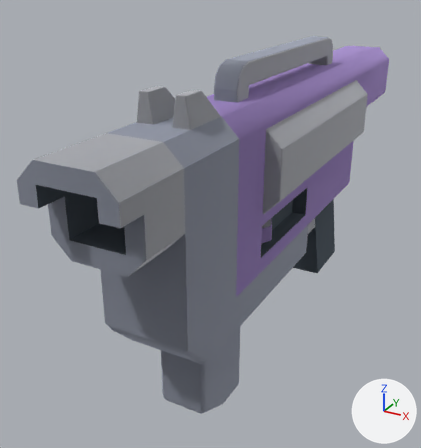
The Blender file SourceAssets/Models/blaster01/blaster01.blend as it was, and as the next commit left it.
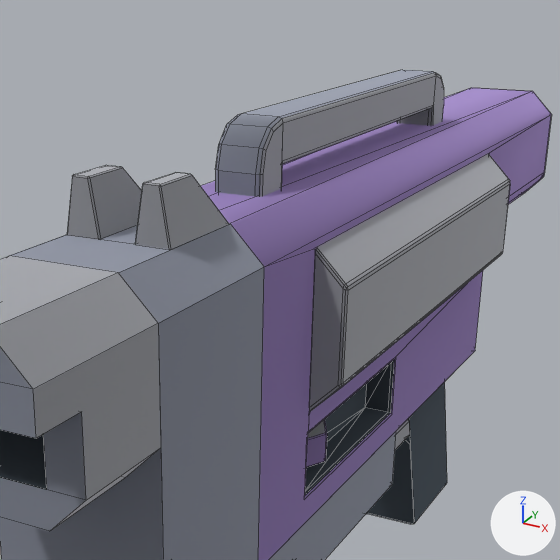
Old and new are each drawn whole from a camera (50 mm lens) standing at (0.295, -0.719, 0.296) and looking at (-0.07, -0.055, -0.036) and again close up on the part from 24% to 94% of the width and 0% to 65% of the height. The axes (+X, +Y, +Z) are drawn at lower right. The lights are the same throughout. The close-ups show mesh edges as thin lines.

Objects in the first close-up: 'BlasterA'.
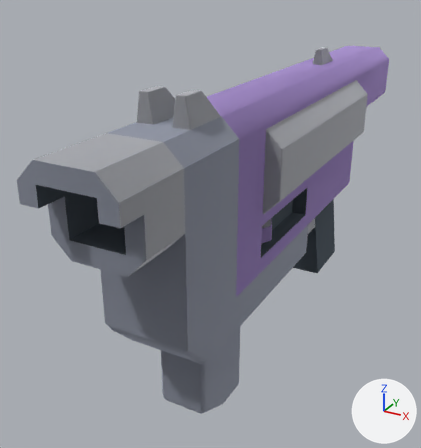
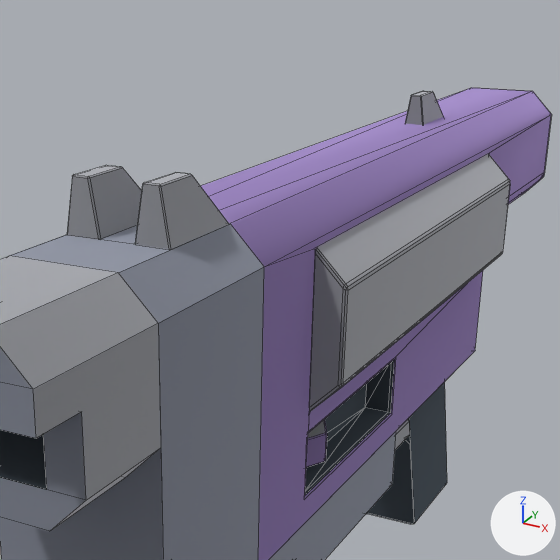
Pixel boxes (x1, y1, x2, y2) of what changed, in the close-ups (560 x 560 px):
'BlasterA', reshaped
    before: (0, 70, 551, 560)
    after: (0, 88, 551, 560)
part 1 of me_mesh_blastera_002, added
    after: (405, 91, 443, 125)
part 2 of me_mesh_blastera_002, deleted
    before: (215, 70, 444, 197)

What changed in the scene script:
```text
Change me_mesh_blastera_002:
    used by ob_blastera; location = (0.0, 0.0, 0.0)
    remove me_mesh_blastera_002.from_pydata(...)  # 496 vertices, 438 faces; spans x -0.07..0.07, y -0.41..0.41, z -0.208..0.203
    add me_mesh_blastera_002.from_pydata(...)  # 432 vertices, 387 faces; spans x -0.07..0.07, y -0.41..0.41, z -0.208..0.192
    me_mesh_blastera_002 part 1: a new loose piece of 20 vertices spanning x -0.009..0.009, y 0.152..0.212, z 0.154..0.184, in mat_blastera_metal (white #e7e9f1)
    me_mesh_blastera_002 part 2: the loose piece of 84 vertices spanning x -0.015..0.015, y -0.15..0.18, z 0.157..0.203 is deleted
```
